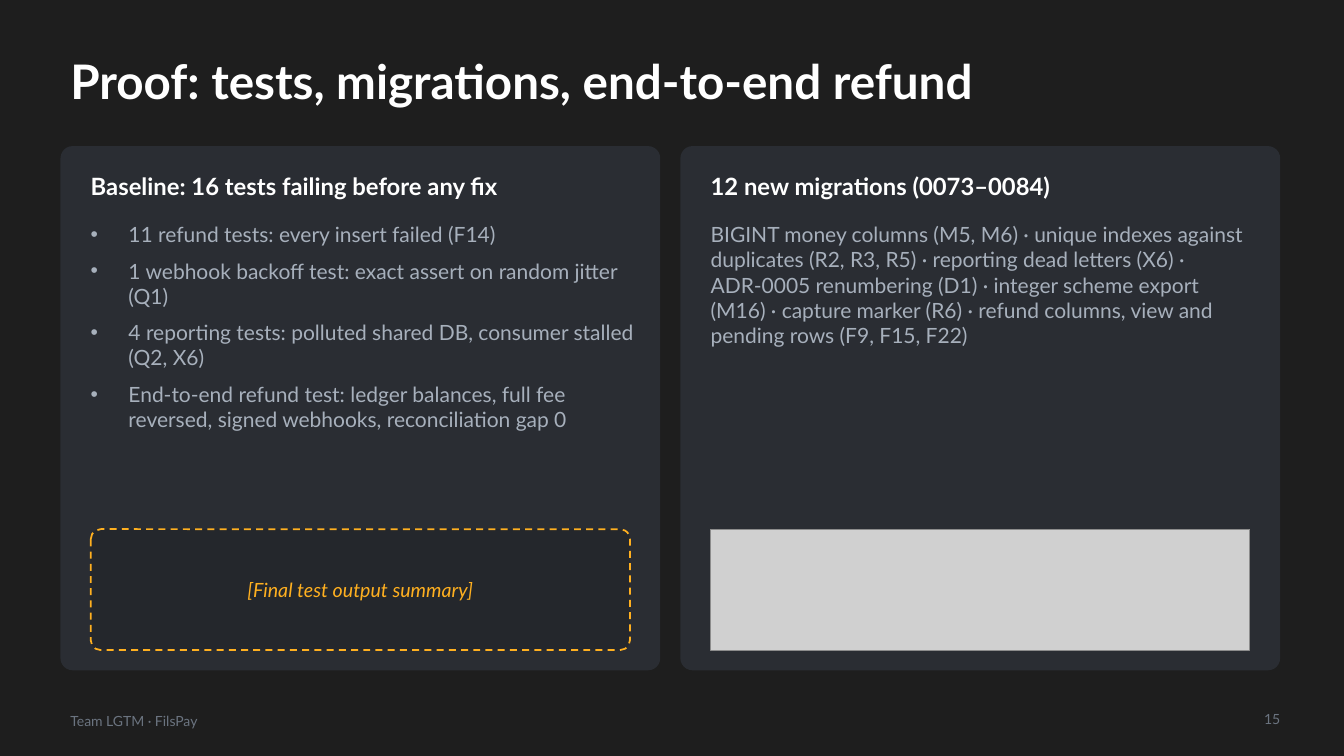
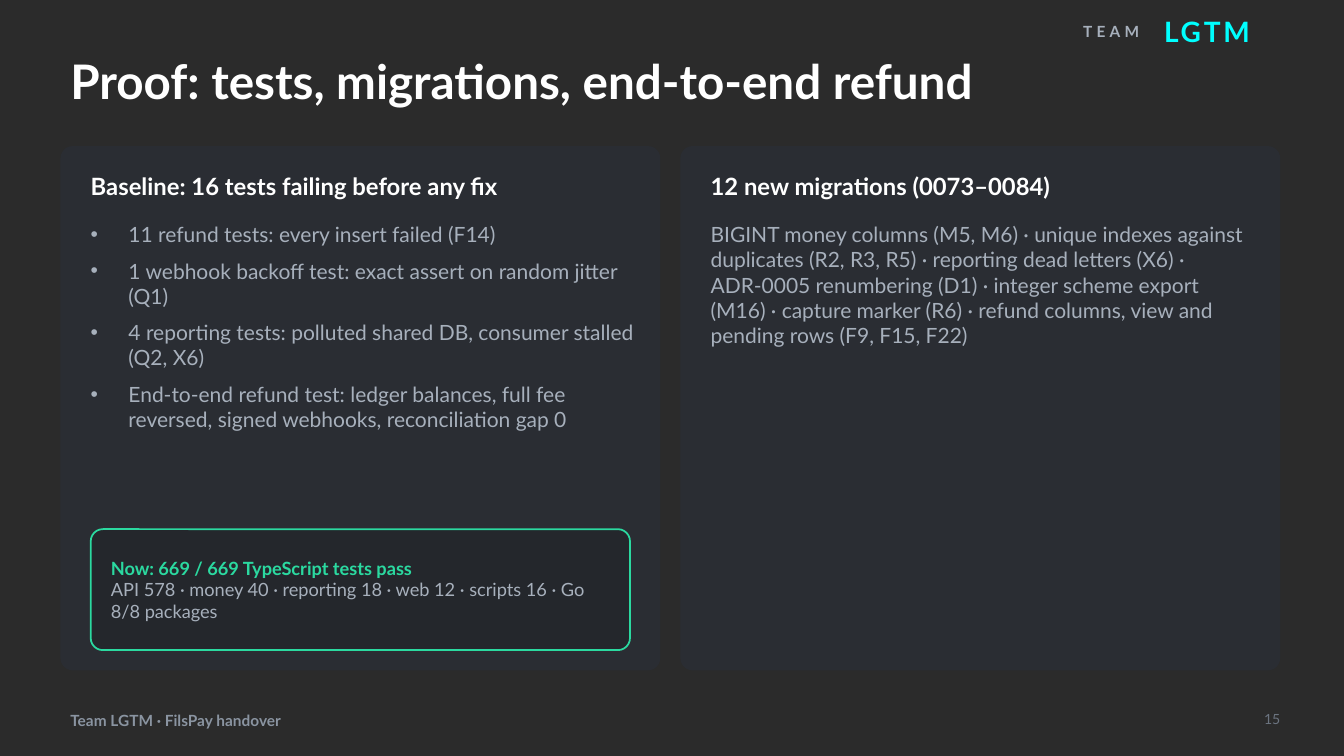
Before and after one commit to akheelnazim/fils-pay, a slide deck: slide 15 of submission/LGTM_FilsPay_Slides.pptx. Drawn at 1344x756 pixels with LibreOffice and Linux fonts; fonts in the diff are those of the drawing; grey boxes stand for pictures; background and template pictures are left out; a plain dark background stands for a picture behind light text. Boxes give left, top, right and bottom in pixels: in the first picture for what was removed or moved away, otherwise in the second. Text is boxed around its words. In the diff, an @@ line names an element or a change of style, - is before the commit and + after.

```diff
--- a/submission/LGTM_FilsPay_Slides.pptx
+++ b/submission/LGTM_FilsPay_Slides.pptx
@@ background #1E1E1E to picture (left out) @@
@@ text added at (1083, 26, 1139, 37), 11 pt, text #A7B0BC, bold @@
+TEAM
@@ text added at (1154, 10, 1296, 52), 20 pt, text #00FFFF, bold @@
+LGTM
@@ rounded rectangle at (91, 529, 630, 650): outline #FFB020 1.25 pt dashed to #2BD9A0 1.25 pt; proportions changed @@
@@ picture removed at (711, 529, 1250, 650) @@
@@ text at (111, 561, 585, 622): text changed; size 14 to 13 pt; text colour #FFB020 to #A7B0BC; italic off @@
-[Final test output summary]
+Now: 669 / 669 TypeScript tests pass
+API 578 · money 40 · reporting 18 · web 12 · scripts 16 · Go 8/8 packages
@@ text at (70, 714, 281, 729): text changed; size 10 to 11 pt; text colour #6B7480 to #8A94A1; bold on @@
-Team LGTM · FilsPay
+Team LGTM · FilsPay handover
```
Also in this commit, not shown: 12 other slides changed, 3 slides added, 2 slides removed, 21 other files.
